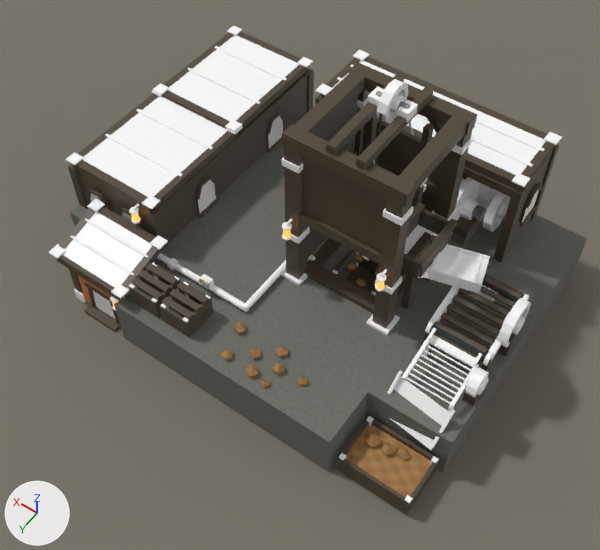
The Blender file src/DeepFrontier/Art/Source/MineralQuarry-Game.blend: old version first, new version second.
Camera for both pictures: a 50 mm lens placed at (-9.46, 4.9, 12.37), pointed at (-4.5, -2.03, 1.47). Every picture has the same lights, and +X, +Y and +Z are marked at lower left. The older version comes first.

Before the edit, the objects in view are built like this:
```python
ob_mineralquarry_architecture = bpy.data.objects.new('MineralQuarry.Architecture', me_mineralquarry_architecture)
ob_mineralquarry_architecture.parent = ob_industrialgridorigin
ob_mineralquarry_architecture.location = (0.0, 0.0, 0.0)
ob_mineralquarry_door_grounddoor = bpy.data.objects.new('MineralQuarry.Door.GroundDoor', me_mineralquarry_door_grounddoor)
ob_mineralquarry_door_grounddoor.parent = ob_industrialgridorigin
ob_mineralquarry_door_grounddoor.location = (0.0, 0.0, 0.0)
ob_quarry_sortingsieve = bpy.data.objects.new('#Quarry.SortingSieve', me_quarry_sortingsieve)
ob_quarry_sortingsieve.parent = ob_industrialgridorigin
ob_quarry_sortingsieve.location = (-7.3, -2.8, 1.35)
# also in view: '#Quarry.TippingBucket' at (-5.1, -3.18, 0.56); '#Quarry.HeadSheave' at (-5.1, -3.49, 4.45); 'Plane' at (0.0, 0.0, -0.04)
```
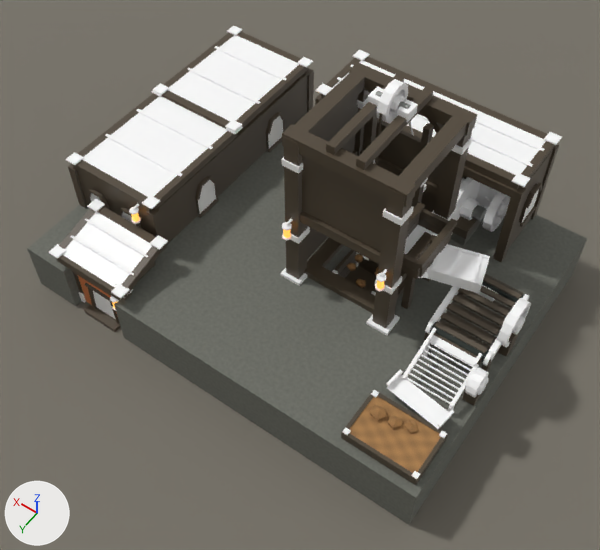
What differs and where, as boxes [x1, y1, x2, y2] in the pictures (600 x 550 px; the box of a moved part takes in the faces that stretch with it):
'MineralQuarry.Architecture', reshaped: before [49, 26, 587, 515]; after [27, 26, 587, 525]
part 1 of me_mineralquarry_architecture, added: after [27, 213, 81, 306]
part 2 of me_mineralquarry_architecture, added: after [341, 435, 418, 485]
part 3 of me_mineralquarry_architecture, moved or reshaped: before [342, 420, 369, 455]; after [344, 394, 374, 429]
part 4 of me_mineralquarry_architecture, moved or reshaped: before [410, 462, 438, 505]; after [418, 437, 446, 478]
part 5 of me_mineralquarry_architecture, added: after [341, 432, 419, 483]
part 6 of me_mineralquarry_architecture, added: after [372, 391, 448, 438]
part 7 of me_mineralquarry_architecture, added: after [342, 427, 351, 435]
part 8 of me_mineralquarry_architecture, added: after [412, 471, 420, 479]
part 9 of me_mineralquarry_architecture, moved or reshaped: before [346, 425, 431, 497]; after [349, 396, 441, 473]
part 10 of me_mineralquarry_architecture, moved or reshaped: before [364, 432, 381, 447]; after [369, 404, 387, 420]
part 11 of me_mineralquarry_architecture, moved or reshaped: before [398, 446, 409, 455]; after [404, 419, 416, 428]
part 12 of me_mineralquarry_architecture, moved or reshaped: before [382, 442, 395, 456]; after [388, 415, 402, 429]
part 13 of me_mineralquarry_architecture, moved or reshaped: before [400, 452, 410, 461]; after [407, 425, 418, 433]
part 14 of me_mineralquarry_architecture, moved or reshaped (not visible afterwards): before [246, 260, 286, 309]
part 15 of me_mineralquarry_architecture, deleted: before [74, 253, 455, 515]
part 16 of me_mineralquarry_architecture, reshaped: before [114, 266, 368, 471]; after [114, 265, 454, 525]
part 17 of me_mineralquarry_architecture, surface changed: before [61, 219, 368, 445]; after [61, 219, 452, 525]

The change, as a list of edits to the scene's bpy script:
```text
Change me_mineralquarry_architecture:
    used by ob_mineralquarry_architecture; parent = ob_industrialgridorigin; location = (0.0, 0.0, 0.0)
    remove me_mineralquarry_architecture.from_pydata(...)  # 4558 vertices, 2543 faces; spans x -8.0..0.0, y -7.0..-1.0, z -0.12..4.51
    add me_mineralquarry_architecture.from_pydata(...)  # 4000 vertices, 2049 faces; spans x -8.0..0.0, y -7.0..-1.0, z -0.12..4.51
    me_mineralquarry_architecture part 1: the loose piece of 8 vertices spanning x -2.08..-2.05, y -1.25..-1.07, z 1.08..1.12 is copied, and the copy is scaled about its middle by (25.9, 5.89, 29.1), then moved by (1.61, -0.37, -0.61), in mat_dfindustrial14; it spans x -0.9..0.0, y -2.06..-1.0, z -0.02..1.0
    me_mineralquarry_architecture part 2: the loose piece of 8 vertices spanning x -6.5..-2.1, y -2.06..-1.0, z -0.02..1.0 is copied, and the copy is scaled about its middle by (0.295, 0.0566, 0.0784), then moved by (-2.95, 0.35, 0.57), in mat_irregularplanks_darkbrown_ironteeth (its picture is missing); it spans x -7.9..-6.6, y -1.21..-1.15, z 1.02..1.11
    me_mineralquarry_architecture part 3: the loose piece of 8 vertices spanning x -6.66..-6.6, y -1.94..-1.16, z 0.23..0.44 is scaled about its middle by (1, 1, 0.4), then moved by (0.0, -0.05, 0.82)
    me_mineralquarry_architecture part 4: the loose piece of 8 vertices spanning x -7.9..-7.84, y -1.94..-1.16, z 0.23..0.44 is scaled about its middle by (1, 1, 0.4), then moved by (0.0, -0.05, 0.82)
    me_mineralquarry_architecture part 5: a new loose piece, a box spanning x -7.9..-6.6, y -1.21..-1.15, z 1.115..1.195, in mat_irregularplanks_darkbrown_ironteeth (its picture is missing)
    me_mineralquarry_architecture part 6: a new loose piece, a box spanning x -7.9..-6.6, y -2.05..-1.99, z 1.115..1.195, in mat_irregularplanks_darkbrown_ironteeth (its picture is missing)
    me_mineralquarry_architecture part 7: a new loose piece, a box spanning x -6.7..-6.61, y -1.25..-1.16, z 1.005..1.215, in mat_basemetal_ironteeth (its picture is missing)
    me_mineralquarry_architecture part 8: a new loose piece, a box spanning x -7.89..-7.8, y -1.25..-1.16, z 1.005..1.215, in mat_basemetal_ironteeth (its picture is missing)
    me_mineralquarry_architecture part 9: the loose piece of 4 vertices spanning x -7.84..-6.66, y -1.94..-1.16, z 0.34 is moved by (0.0, -0.05, 0.83)
    me_mineralquarry_architecture part 10: the loose piece of 11 vertices spanning x -7.02..-6.76, y -1.79..-1.56, z 0.32..0.53 is moved by (0.0, -0.05, 0.82)
    me_mineralquarry_architecture part 11: the loose piece of 11 vertices spanning x -7.47..-7.3, y -1.88..-1.72, z 0.33..0.47 is moved by (0.0, -0.05, 0.82)
    me_mineralquarry_architecture part 12: the loose piece of 11 vertices spanning x -7.28..-7.06, y -1.8..-1.58, z 0.32..0.5 is moved by (0.0, -0.05, 0.82)
    me_mineralquarry_architecture part 13: the loose piece of 11 vertices spanning x -7.52..-7.36, y -1.84..-1.68, z 0.33..0.46 is moved by (0.0, -0.05, 0.82)
    me_mineralquarry_architecture part 14: the loose piece of 16 vertices spanning x -4.06..-3.94, y -3.68..-2.18, z 1.04..1.16 is scaled about its middle by (-0.833, -0.14, 0.833), then moved by (0.55, -3.23, 0.2)
    me_mineralquarry_architecture part 15: 72 loose pieces with 714 vertices, spanning x -7.9..-0.38, y -3.74..-1.1, z 0.0..1.5, are deleted
    me_mineralquarry_architecture part 16: 4 vertices moved from x -6.5, y -2.06..-1.0, z -0.02..1.0 to x -8.0, y -2.06..-1.0, z -0.02..1.0; 52 vertices added at x -7.9..-6.6, y -2.5..-1.21, z 1.02..1.36
    me_mineralquarry_architecture part 17: 803 kept faces spanning x -8.0..0.0, y -7.0..-1.0, z -0.12..4.38 get new texture (UV) coordinates
    other edits to the shape of me_mineralquarry_architecture do not show in these pictures
    remove me_mineralquarry_architecture.materials.append(mat_dfindustrial09)  # orange #b38b4b
    remove me_mineralquarry_architecture.materials.append(mat_dfindustrial25)  # cyan #2cb8b8, glowing cyan #2cb8b8
```
